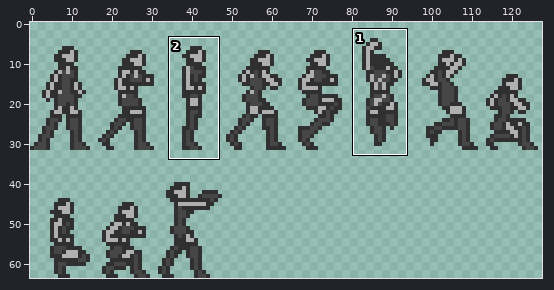
A sprite sheet gets an edit: Assets/Sprites/Girl/Girl.png. The first picture is a wide view before the edit; the outline marks the close-up.
Close-up. As it was:
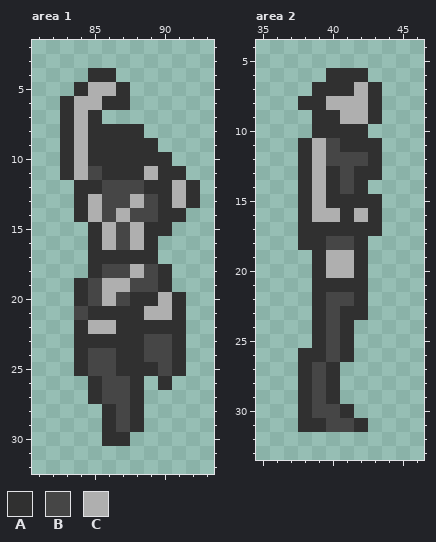
The file is 128x64 pixels. Shown: area 1: x 81..93, y 2..32; area 2: x 35..46, y 4..33. The commit also changed other parts of the picture, which this record leaves out.
Palette (. is transparent): A #303030  B #464646  C #afafaf
Pixels before, area 1, first column x 83:
 4 ..AA......
 5 .ACCA.....
 6 ACCAA.....
 7 ACA.......
 8 ACAAAA....
 9 ACAAAAA...
10 ACAAAAAA..
11 ACBAAACAA.
12 .AABBBAACA
13 .ACBBCBACA
14 .ACBCBBAA.
15 ..ACBCAA..
16 ..ACBCA...
17 ..AAAAA...
18 ..ABBCBA..
19 .ABCCBBA..
20 .ABCBAACA.
21 .BAAAACCA.
22 .ACCAAAAA.
23 .AAAAABBA.
24 .ABBAABBA.
25 .ABBAAABA.
26 ..ABBA.A..
27 ..ABBA....
28 ...ABA....
29 ...ABA....
30 ...AA.....
Pixels before, area 2, first column x 38:
 6 ..AAA.
 7 .AAACA
 8 AACCCA
 9 .AACCA
10 .AAAA.
11 ACBAAA
12 ACBBBA
13 ACABAA
14 ACABA.
15 ACAAAA
16 ACCACA
17 AAAAAA
18 AABBA.
19 .ACCA.
20 .ACCA.
21 .AAAA.
22 .ABBA.
23 .ABAA.
24 .ABA..
25 .ABA..
26 AABA..
27 ABA...
28 ABA...
29 ABA...
30 ABBA..
31 AABBA.
Once edited:
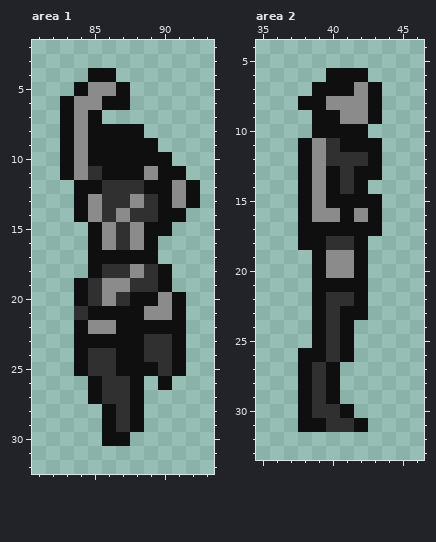
Difference:
Colour A changes from #303030 to #0f0f0f.
Colour B changes from #464646 to #303030.
Colour C changes from #afafaf to #8b8b8b.
Pixel boxes of the changes (left, top, right, bottom) in both close-ups:
changed: (60, 68, 200, 446)
changed: (298, 68, 382, 432)
